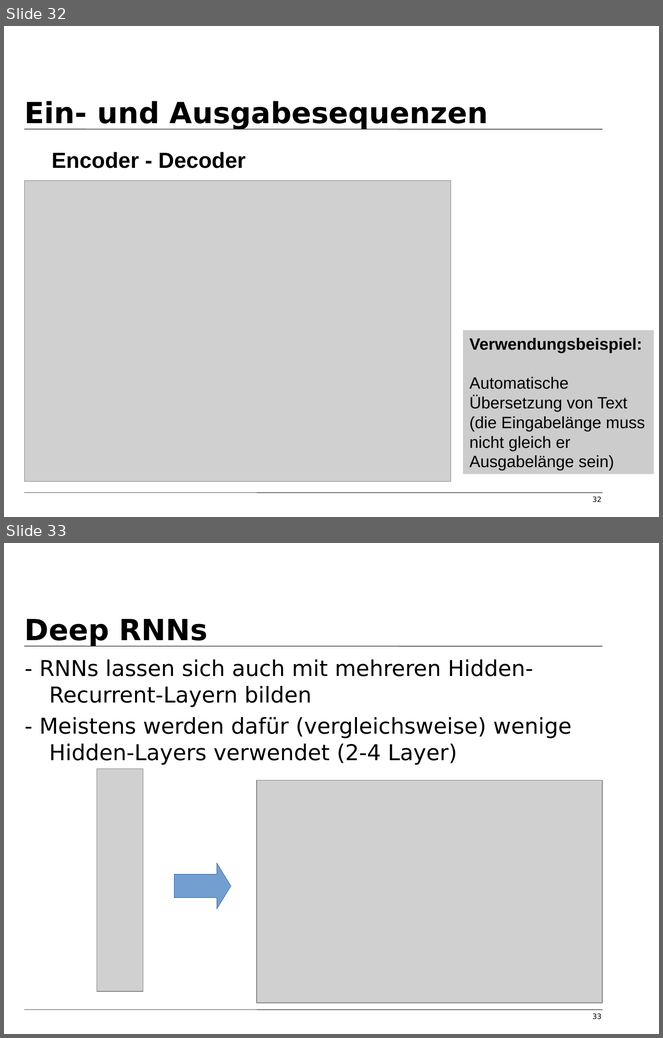
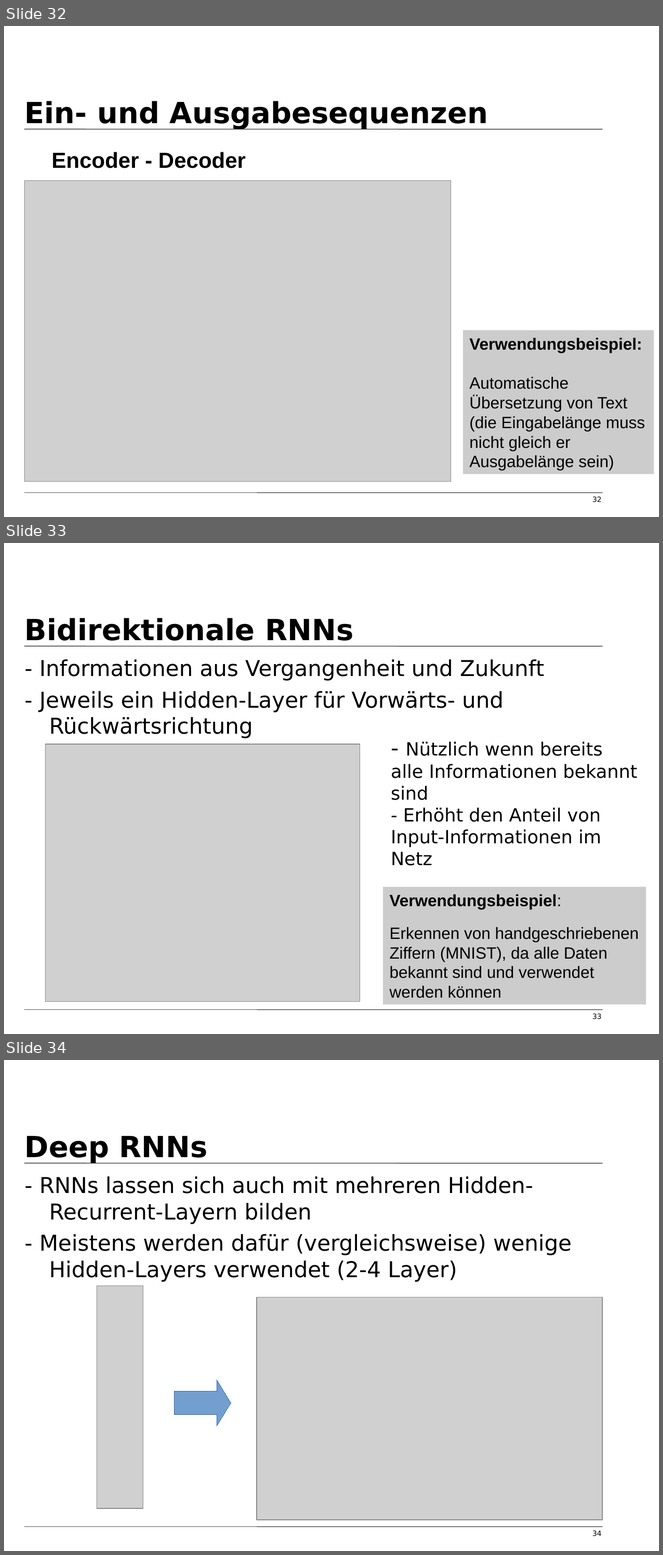
Before and after one commit to tfassbender/deep_learning_team_rnn, a slide deck: vorlesung/vorlesung_rnn_tobias_marvin.odp. Shown one above the other, each under a label of ours: slides 32 and 33 before the commit, slides 32, 33 and 34 after it. The pictures are 663x1038 and 663x1555 pixels, drawn with LibreOffice and Linux fonts; fonts in the diff are those of the drawing; grey boxes stand for pictures; background and template pictures are left out. Boxes give left, top, right and bottom in pixels: in the first picture for what was removed or moved away, otherwise in the second. Text is boxed around its words. In the diff, an @@ line names an element or a change of style, - is before the commit and + after.

Commit message:
bidirektionale rnns hinzugefügt

```diff
--- a/vorlesung/vorlesung_rnn_tobias_marvin.odp
+++ b/vorlesung/vorlesung_rnn_tobias_marvin.odp
@@ slide 33 added at [4, 543, 659, 1034], background #FFFFFF; not listed: 2 template elements that a slide beside it also shows @@
@@ title added at [25, 618, 353, 641], 32 pt, text #000000, bold @@
+Bidirektionale RNNs
@@ text added at [39, 659, 544, 739], 24 pt, text #000000 @@
+- Informationen aus Vergangenheit und Zukunft
+- Jeweils ein Hidden-Layer für Vorwärts- und Rückwärtsrichtung
@@ picture added at [45, 744, 360, 1002] @@
@@ text added at [391, 742, 637, 866], 20 pt, text #000000 @@
+- Nützlich wenn bereits alle Informationen bekannt sind
+- Erhöht den Anteil von Input-Informationen im Netz
@@ rectangle added at [384, 887, 647, 1005], fill #CCCCCC, 18 pt, text #000000 @@
+Verwendungsbeispiel:
+Erkennen von handgeschriebenen Ziffern (MNIST), da alle Daten bekannt sind und verwendet werden können
@@ page number added at [593, 1014, 602, 1020], 8 pt, text #000000 @@
+33
@@ what was slide 33 is now slide 34 @@
@@ page number at [593, 1531, 602, 1537]: text changed @@
-33
+34
```
Also in this commit, not shown: 6 slides changed, 10 other slides added, 1 slide removed, 2 other files.
